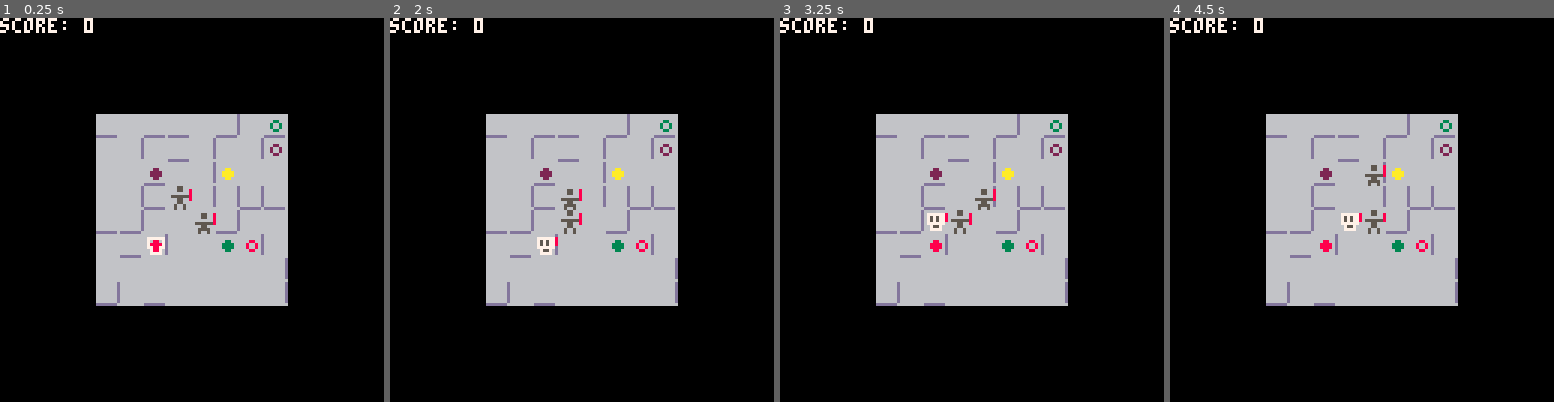
Above: before the commit, frames 1-4 (left to right).
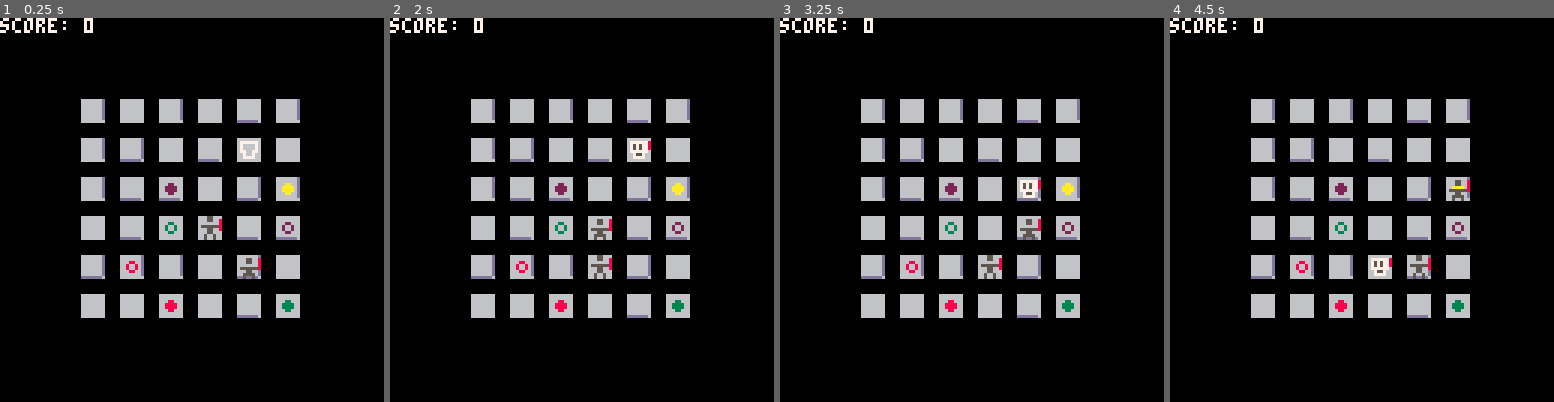
Above: after the commit, the same moments.

Repository: taylordolan/grid-folks
Game: PICO-8 cartridge grid_folks.p8
The game is run twice, just before and just after one commit, with the same random seed, the same clock (stepped at 60 frames per second) and the same inputs.
Inputs:
- Up to frame 1 (0.25 s): no input
- Up to frame 2 (2 s): tap X (X key) at 1.07 s; hold Left from 1.97 s (still down)
- Up to frame 3 (3.25 s): tap X (X key) every 0.33 s from 2.07 to 3.07 s; release Left at 2.37 s; hold Down 2.42-2.82 s; hold Right from 2.87 s (still down)
- Up to frame 4 (4.5 s): tap X (X key) every 0.33 s from 3.4 to 4.4 s; release Right at 3.53 s; hold Up 3.58-4.08 s; hold Right from 4.13 s (still down)

The runs differ from the first frame. In frame 1, 22% of the frame differs, in the area x 21-79%, y 21-79%; in frame 2, 23%; in frame 3, 23%; in frame 4, 23%.

Commit message:
start adding padding for tiles

Diff:
--- a/grid_folks.p8
+++ b/grid_folks.p8
@@ -35,14 +35,14 @@
 function _init()
 
 	-- board size
-	rows = 8
-	cols = 8
+	rows = 6
+	cols = 6
 
 	-- 2d array for the board
 	board = {}
-	for x = 1, rows do
+	for x = 1, cols do
 		board[x] = {}
-		for y = 1, cols do
+		for y = 1, rows do
 			board[x][y] = {}
 		end
 	end
@@ -54,6 +54,7 @@
   turns = 0
 
   sprites = {
+    floor = 003,
     hero = 017,
     hero_dash = 019,
     hero_shoot = 021,
@@ -167,16 +168,30 @@
 
   print("score: " ..score, 0, 0, 7)
 
-	for x = 1, rows do
-		for y = 1, cols do
-			-- center the drawing based on the number of rows and cols
-			local x_offset = (128 - 8 * rows) / 2 - 8
-			local y_offset = (128 - 8 * cols) / 2 - 8
-			local x_position = x * 8 + x_offset
-			local y_position = y * 8 + y_offset
+	for x = 1, cols do
+		for y = 1, rows do
+
+      local screen_size = 128
+      local sprite_size = 8
+      local margin = 5
+
+      local total_sprites_width = sprite_size * cols
+      local total_margins_width = margin * (cols - 1)
+      local total_map_width = total_sprites_width + total_margins_width
+
+      local total_sprites_height = sprite_size * rows
+      local total_margins_height = margin * (rows - 1)
+      local total_map_height = total_sprites_height + total_margins_height
+
+      local padding_left = flr((screen_size - total_map_width) / 2)
+      local padding_top = flr((screen_size - total_map_height) / 2)
+
+			local x_position = (x - 1) * sprite_size + (x - 1) * margin + padding_left
+			local y_position = (y - 1) * sprite_size + (y - 1) * margin + padding_top
+
 			-- draw a floor sprite
-			spr("003", x_position, y_position)
-			-- draw the sprite for anything at the current position
+			spr(sprites.floor, x_position, y_position)
+			-- draw the sprite for everything at the current position
 			if #board[x][y] > 0 then
 				for next in all(board[x][y]) do
           local sprite = next.sprite
@@ -207,8 +222,8 @@
 function random_tile()
   -- create an array of all tiles
 	local all_tiles = {}
-	for x = 1, rows do
-		for y = 1, cols do
+	for x = 1, cols do
+		for y = 1, rows do
       add(all_tiles, {x,y})
 		end
 	end
@@ -221,8 +236,8 @@
 function random_empty_tile()
 	-- create an array of all empty tiles
 	local empty_tiles = {}
-	for x = 1, rows do
-		for y = 1, cols do
+	for x = 1, cols do
+		for y = 1, rows do
 			if #board[x][y] == 0 then
 				add(empty_tiles, {x,y})
 			end
@@ -281,8 +296,8 @@
 
   local valid_tiles = {}
 
-  for x = 1, rows do
-		for y = 1, cols do
+  for x = 1, cols do
+		for y = 1, rows do
       local tile_is_valid = true
       local tile = board[x][y]
       for tile_item in all(tile) do
@@ -543,8 +558,8 @@
           end
 
           -- todo: optimize this
-          for x = 1, rows do
-            for y = 1, cols do
+          for x = 1, cols do
+            for y = 1, rows do
               local potential_tile = find_type_in_tile("potential", {x,y})
               if potential_tile then
                 potential_tile.type = "effect"
@@ -700,9 +715,9 @@
   local frontier = {goal}
 	local next_frontier = {}
 	local distance_map = {}
-	for x = 1, rows do
+	for x = 1, cols do
 		distance_map[x] = {}
-		for y = 1, cols do
+		for y = 1, rows do
 			-- this is a hack but it's easier than using a different type
 			distance_map[x][y] = 1000
 		end
@@ -769,8 +784,8 @@
 
 function clear_all_walls()
 
-  for x = 1, rows do
-		for y = 1, cols do
+  for x = 1, cols do
+		for y = 1, rows do
       local here = board[x][y]
 
       local wall_right = find_type_in_tile("wall_right", {x,y})
@@ -788,7 +803,7 @@
 
 function generate_walls()
 
-  for i = 1, 16 do
+  for i = 1, 12 do
     local wall_right = {
       x = null,
       y = null,
@@ -815,9 +830,9 @@
 
   -- this will be a map where the value of x,y is a bool that says whether we've reached that position yet
 	local reached_map = {}
-	for x = 1, rows do
+	for x = 1, cols do
 		reached_map[x] = {}
-		for y = 1, cols do
+		for y = 1, rows do
 			reached_map[x][y] = false
 		end
 	end
@@ -843,8 +858,8 @@
 	end
 
   -- if any position in reached_map is false, then the map isn't contiguous
-  for x = 1, rows do
-		for y = 1, cols do
+  for x = 1, cols do
+		for y = 1, rows do
       if reached_map[x][y] == false then
         return false
       end
